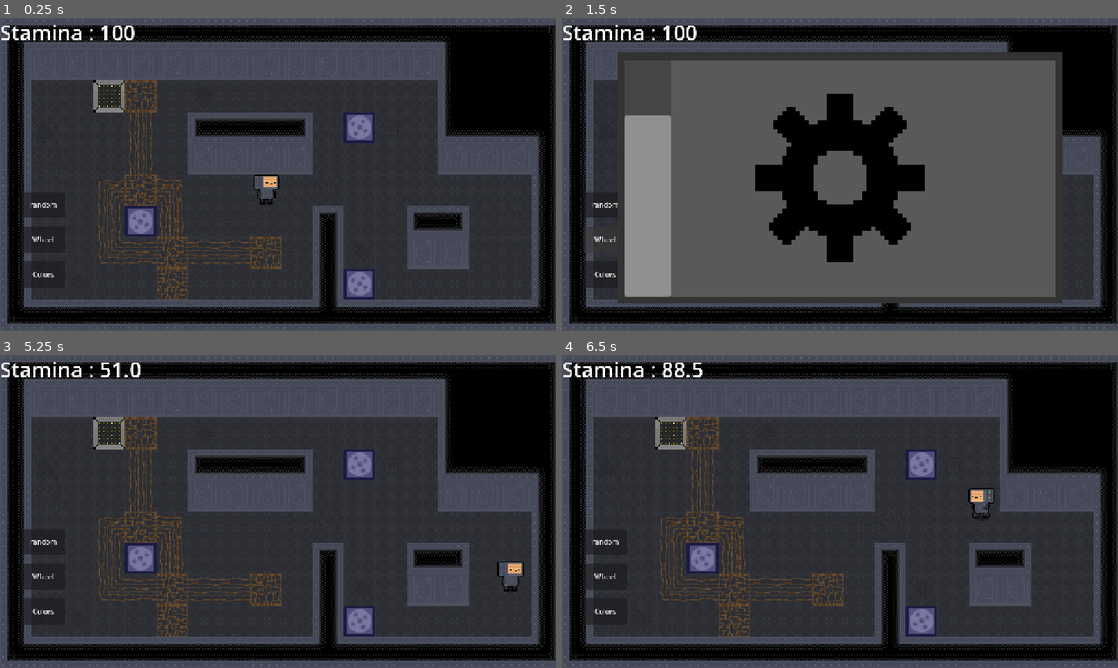
Above: before the commit, frames 1-4 (two rows, left to right).
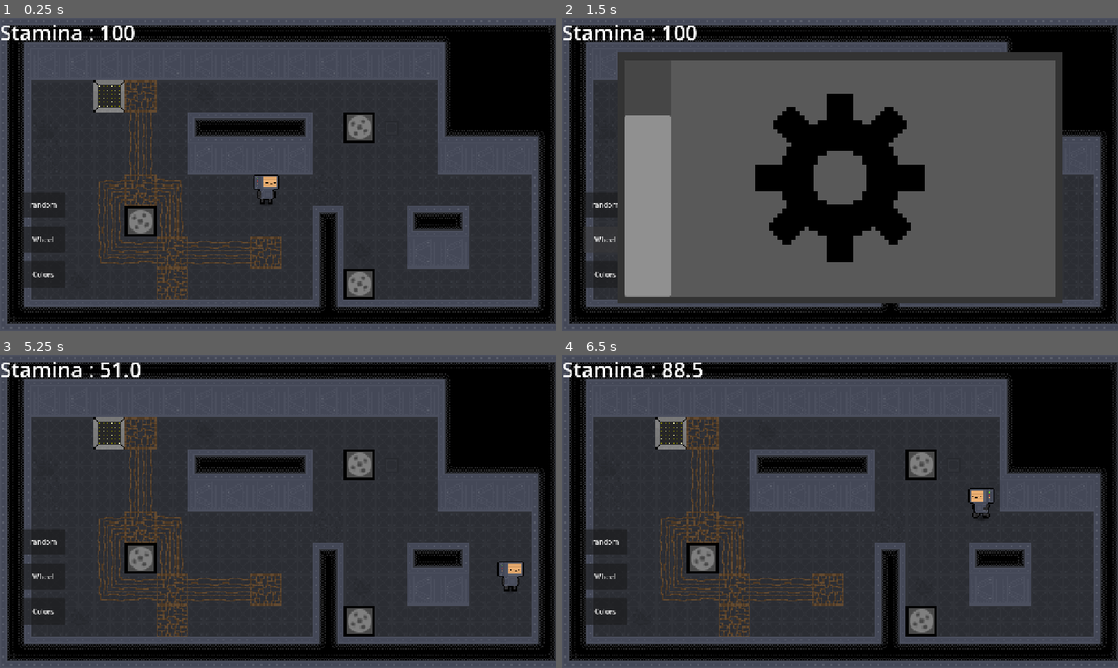
Above: after the commit, the same moments.

Repository: DuneRanger/MSI-GameJam
Game: Godot game, scene res://scenes/game/game.tscn
Two runs of this game, one before a commit and one after it. Both use one fixed random seed, a clock stepped at 60 frames per second and the inputs below.
Inputs (mouse positions are in pixels of both pictures, inside the frame that each line leads up to):
- Up to frame 1 (0.25 s): no input
- Up to frame 2 (1.5 s): click "random" at 0.5 s; click "Wheel" at 1.25 s
- Up to frame 3 (5.25 s): click "Colors" at 2 s; move the mouse to (400, 495) at 2.77 s; hold D (move_right) 2.78-3.53 s; tap E (interact) at 2.85, 5.1 s; move the mouse to (166, 527) at 3.52 s; hold S (move_down) 3.53-4.28 s; click (166, 527) at 3.6 s; move the mouse to (333, 442) at 4.27 s; hold D (move_right) 4.28-5.03 s; hold Shift (sprint) 4.28-5.03 s; move the mouse to (250, 574) at 5.02 s; hold W (move_up) from 5.03 s (still down)
- Up to frame 4 (6.5 s): move the mouse to (1006, 558) at 5.77 s; release W (move_up) at 5.78 s; hold A (move_left) from 5.78 s (still down); click (1006, 558) at 5.85 s

The runs differ from the first frame. In frame 1, 1.7% of the frame differs, in the area x 22-68%, y 30-90%; in frame 2, nothing differs; in frame 3, 1.7%; in frame 4, 1.7%.

Commit message:
Rename spriteframes based on target machine

Diff:
--- a/scenes/game/machines/machine_instances/fishing_machine.tscn
+++ b/scenes/game/machines/machine_instances/fishing_machine.tscn
@@ -2,7 +2,7 @@
 
 [ext_resource type="PackedScene" uid="uid://lvebmnvqwohx" path="res://scenes/game/machines/machine.tscn" id="1_wn05d"]
 [ext_resource type="PackedScene" uid="uid://c4t41snuefl6o" path="res://scenes/game/machines/minigames/epic_fishing.tscn" id="2_ukxlr"]
-[ext_resource type="SpriteFrames" uid="uid://cs80mid484no3" path="res://scenes/game/machines/machine_instances/machine_0_spriteframes.tres" id="3_2qanh"]
+[ext_resource type="SpriteFrames" uid="uid://dd8l58u2ae0i4" path="res://scenes/game/machines/machine_instances/steam_machine_spriteframes.tres" id="3_2qanh"]
 
 [node name="FishingMachine" unique_id=964389702 instance=ExtResource("1_wn05d")]
 linked_minigame_scene = ExtResource("2_ukxlr")
--- a/scenes/game/machines/machine_instances/machine_0_spriteframes.tres
+++ /dev/null
@@ -1,86 +0,0 @@
-[gd_resource type="SpriteFrames" format=3 uid="uid://cs80mid484no3"]
-
-[ext_resource type="Texture2D" uid="uid://vrkndcgasfw0" path="res://assets/game/machines/machine_0_broken.png" id="1_5a360"]
-[ext_resource type="Texture2D" uid="uid://ctjt8up00y1sf" path="res://assets/game/machines/machine_0_overheated.png" id="2_4j7wp"]
-[ext_resource type="Texture2D" uid="uid://3x01so6sjh8i" path="res://assets/game/machines/machine_0_running.png" id="3_1x2x8"]
-
-[sub_resource type="AtlasTexture" id="AtlasTexture_4lws5"]
-atlas = ExtResource("1_5a360")
-region = Rect2(0, 0, 24, 24)
-
-[sub_resource type="AtlasTexture" id="AtlasTexture_xum40"]
-atlas = ExtResource("1_5a360")
-region = Rect2(24, 0, 24, 24)
-
-[sub_resource type="AtlasTexture" id="AtlasTexture_855kf"]
-atlas = ExtResource("1_5a360")
-region = Rect2(48, 0, 24, 24)
-
-[sub_resource type="AtlasTexture" id="AtlasTexture_5iq8h"]
-atlas = ExtResource("2_4j7wp")
-region = Rect2(0, 0, 24, 24)
-
-[sub_resource type="AtlasTexture" id="AtlasTexture_disod"]
-atlas = ExtResource("2_4j7wp")
-region = Rect2(24, 0, 24, 24)
-
-[sub_resource type="AtlasTexture" id="AtlasTexture_xl6ee"]
-atlas = ExtResource("2_4j7wp")
-region = Rect2(48, 0, 24, 24)
-
-[sub_resource type="AtlasTexture" id="AtlasTexture_6q0ja"]
-atlas = ExtResource("3_1x2x8")
-region = Rect2(0, 0, 24, 24)
-
-[sub_resource type="AtlasTexture" id="AtlasTexture_r3j8b"]
-atlas = ExtResource("3_1x2x8")
-region = Rect2(24, 0, 24, 24)
-
-[sub_resource type="AtlasTexture" id="AtlasTexture_0npp4"]
-atlas = ExtResource("3_1x2x8")
-region = Rect2(48, 0, 24, 24)
-
-[resource]
-animations = [{
-"frames": [{
-"duration": 1.0,
-"texture": SubResource("AtlasTexture_4lws5")
-}, {
-"duration": 1.0,
-"texture": SubResource("AtlasTexture_xum40")
-}, {
-"duration": 1.0,
-"texture": SubResource("AtlasTexture_855kf")
-}],
-"loop": 1,
-"name": &"broken",
-"speed": 5.0
-}, {
-"frames": [{
-"duration": 1.0,
-"texture": SubResource("AtlasTexture_5iq8h")
-}, {
-"duration": 1.0,
-"texture": SubResource("AtlasTexture_disod")
-}, {
-"duration": 1.0,
-"texture": SubResource("AtlasTexture_xl6ee")
-}],
-"loop": 1,
-"name": &"overheated",
-"speed": 5.0
-}, {
-"frames": [{
-"duration": 1.0,
-"texture": SubResource("AtlasTexture_6q0ja")
-}, {
-"duration": 1.0,
-"texture": SubResource("AtlasTexture_r3j8b")
-}, {
-"duration": 1.0,
-"texture": SubResource("AtlasTexture_0npp4")
-}],
-"loop": 1,
-"name": &"running",
-"speed": 5.0
-}]
--- a/scenes/game/machines/machine_instances/maze_machine.tscn
+++ b/scenes/game/machines/machine_instances/maze_machine.tscn
@@ -2,11 +2,11 @@
 
 [ext_resource type="PackedScene" uid="uid://lvebmnvqwohx" path="res://scenes/game/machines/machine.tscn" id="1_srgot"]
 [ext_resource type="PackedScene" uid="uid://byr0h5hfhqc0w" path="res://scenes/game/machines/minigames/mouse_maze.tscn" id="2_srgot"]
-[ext_resource type="SpriteFrames" uid="uid://cs80mid484no3" path="res://scenes/game/machines/machine_instances/machine_0_spriteframes.tres" id="3_cohdw"]
+[ext_resource type="SpriteFrames" uid="uid://dd8l58u2ae0i4" path="res://scenes/game/machines/machine_instances/steam_machine_spriteframes.tres" id="3_srgot"]
 
 [node name="MazeMachine" unique_id=964389702 instance=ExtResource("1_srgot")]
 linked_minigame_scene = ExtResource("2_srgot")
 
 [node name="AnimatedSprite2D" parent="." index="1" unique_id=970174829]
-sprite_frames = ExtResource("3_cohdw")
+sprite_frames = ExtResource("3_srgot")
 animation = &"running"
--- a/scenes/game/machines/machine_instances/steam_machine.tscn
+++ b/scenes/game/machines/machine_instances/steam_machine.tscn
@@ -2,11 +2,11 @@
 
 [ext_resource type="PackedScene" uid="uid://lvebmnvqwohx" path="res://scenes/game/machines/machine.tscn" id="1_1oaxp"]
 [ext_resource type="PackedScene" uid="uid://crwocavy5kif" path="res://scenes/game/machines/minigames/steam_wheel.tscn" id="2_55tnp"]
-[ext_resource type="SpriteFrames" uid="uid://cs80mid484no3" path="res://scenes/game/machines/machine_instances/machine_0_spriteframes.tres" id="2_rq7pc"]
+[ext_resource type="SpriteFrames" uid="uid://dd8l58u2ae0i4" path="res://scenes/game/machines/machine_instances/steam_machine_spriteframes.tres" id="3_55tnp"]
 
 [node name="SteamMachine" unique_id=964389702 instance=ExtResource("1_1oaxp")]
 linked_minigame_scene = ExtResource("2_55tnp")
 
 [node name="AnimatedSprite2D" parent="." index="1" unique_id=970174829]
-sprite_frames = ExtResource("2_rq7pc")
+sprite_frames = ExtResource("3_55tnp")
 animation = &"running"
Not shown: 1 places in scenes/game/machines/machine_instances/steam_machine_spriteframes.tres that only renumber resources
